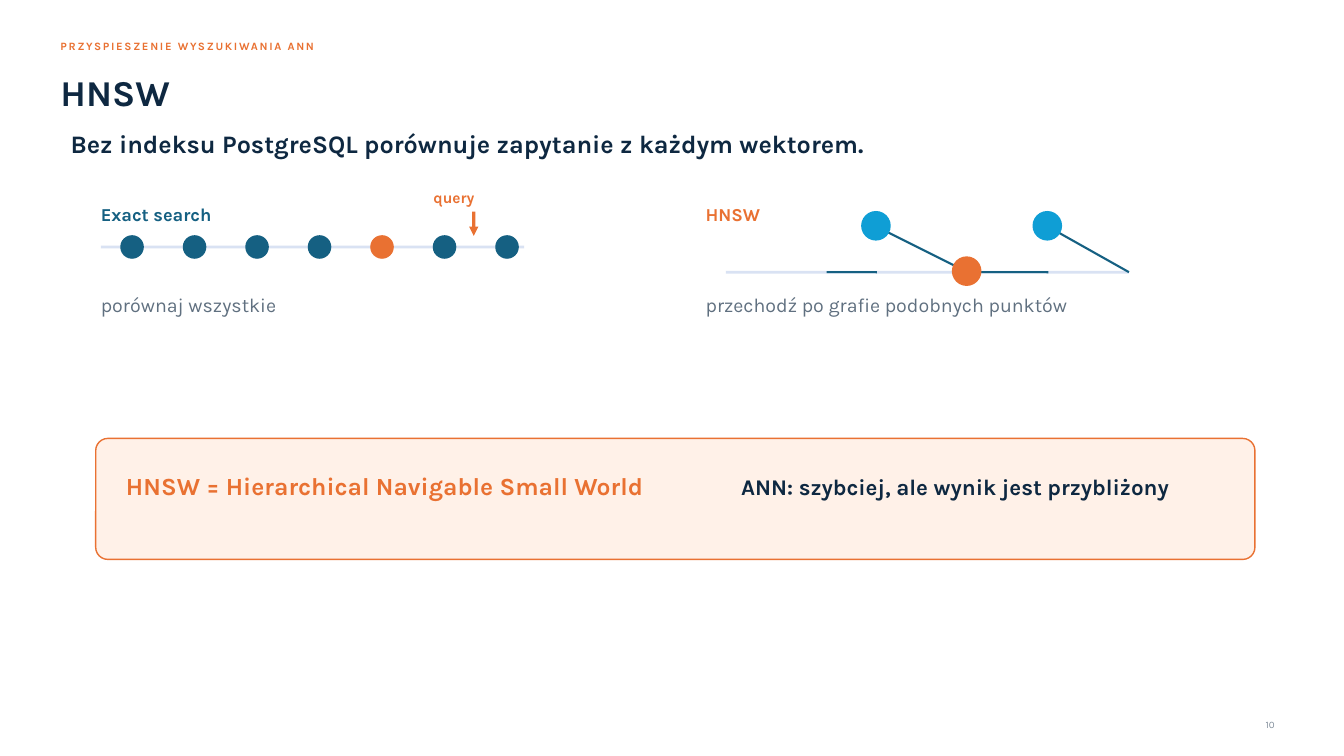
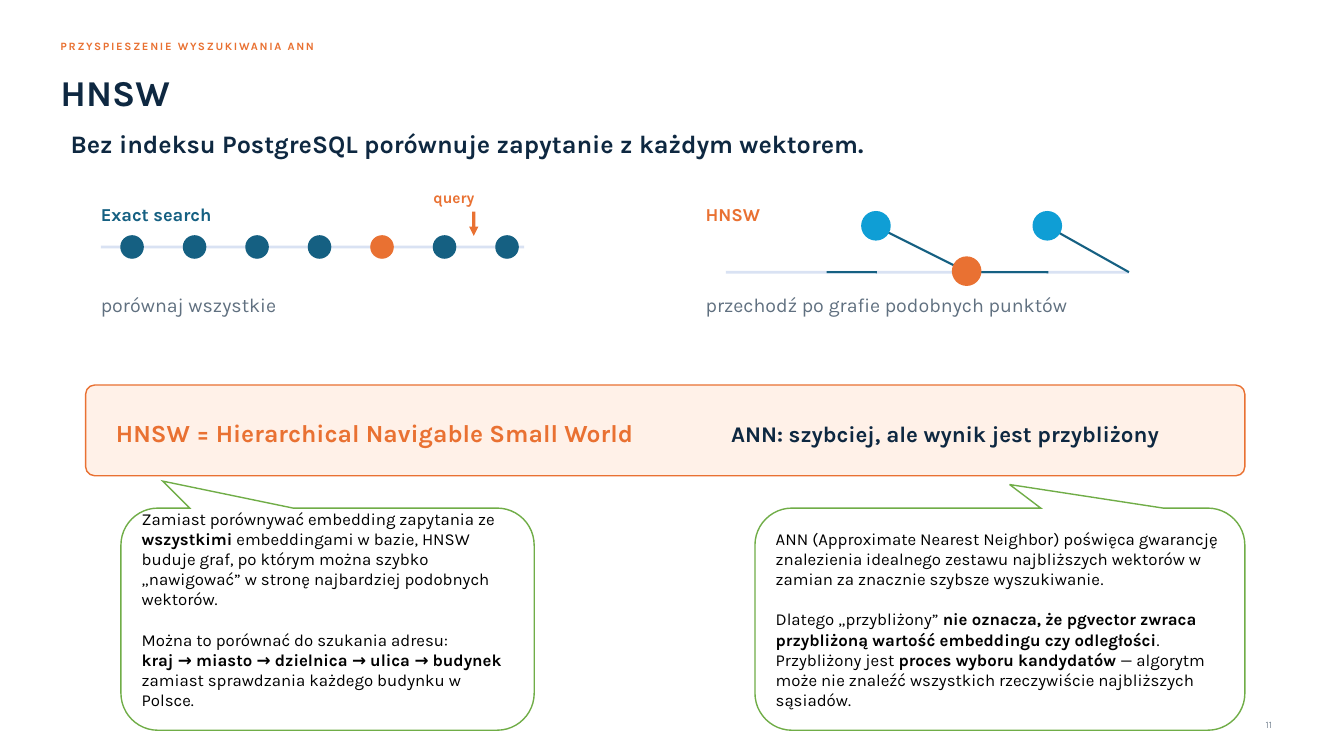
Before and after one commit to toudidel/semantic-search-demo, a slide deck: slide 11 of semantic-search.pptx (slide 10 before the commit). Drawn at 1344x756 pixels with LibreOffice and Linux fonts; fonts in the diff are those of the drawing. Boxes give left, top, right and bottom in pixels: in the first picture for what was removed or moved away, otherwise in the second. Text is boxed around its words. In the diff, an @@ line names an element or a change of style, - is before the commit and + after.

```diff
--- a/semantic-search.pptx
+++ b/semantic-search.pptx
@@ rounded rectangle: place and size @@
-rounded rectangle at <box>96,439,1255,560</box>
+rounded rectangle at <box>86,385,1245,476</box>
@@ text "HNSW = Hierarchical Navigable Small ...": place and size @@
-text "HNSW = Hierarchical Navigable Small ..." at <box>126,477,643,501</box>
+text "HNSW = Hierarchical Navigable Small ..." at <box>116,424,633,448</box>
@@ text "ANN: szybciej, ale wynik jest ...": place and size @@
-text "ANN: szybciej, ale wynik jest ..." at <box>741,478,1168,501</box>
+text "ANN: szybciej, ale wynik jest ..." at <box>731,425,1158,448</box>
@@ rounded speech box added at <box>121,508,534,730</box>, fill #FFFFFF, outline #70AD47 1 pt, 12 pt, text #000000 @@
+Zamiast porównywać embedding zapytania ze wszystkimi embeddingami w bazie, HNSW buduje graf, po którym można szybko „nawigować” w stronę najbardziej podobnych wektorów.
+Można to porównać do szukania adresu:
+kraj → miasto → dzielnica → ulica → budynek
+zamiast sprawdzania każdego budynku w Polsce.
@@ rounded speech box added at <box>755,508,1245,730</box>, fill #FFFFFF, outline #70AD47 1 pt, 12 pt, text #000000 @@
+ANN (Approximate Nearest Neighbor) poświęca gwarancję znalezienia idealnego zestawu najbliższych wektorów w zamian za znacznie szybsze wyszukiwanie.
+Dlatego „przybliżony” nie oznacza, że pgvector zwraca przybliżoną wartość embeddingu czy odległości. Przybliżony jest proces wyboru kandydatów — algorytm może nie znaleźć wszystkich rzeczywiście najbliższych sąsiadów.
@@ page number at <box>1266,722,1272,728</box>: text changed @@
-10
+11
```
Also in this commit, not shown: 12 other slides changed, 1 slide added, 1 slide removed.
